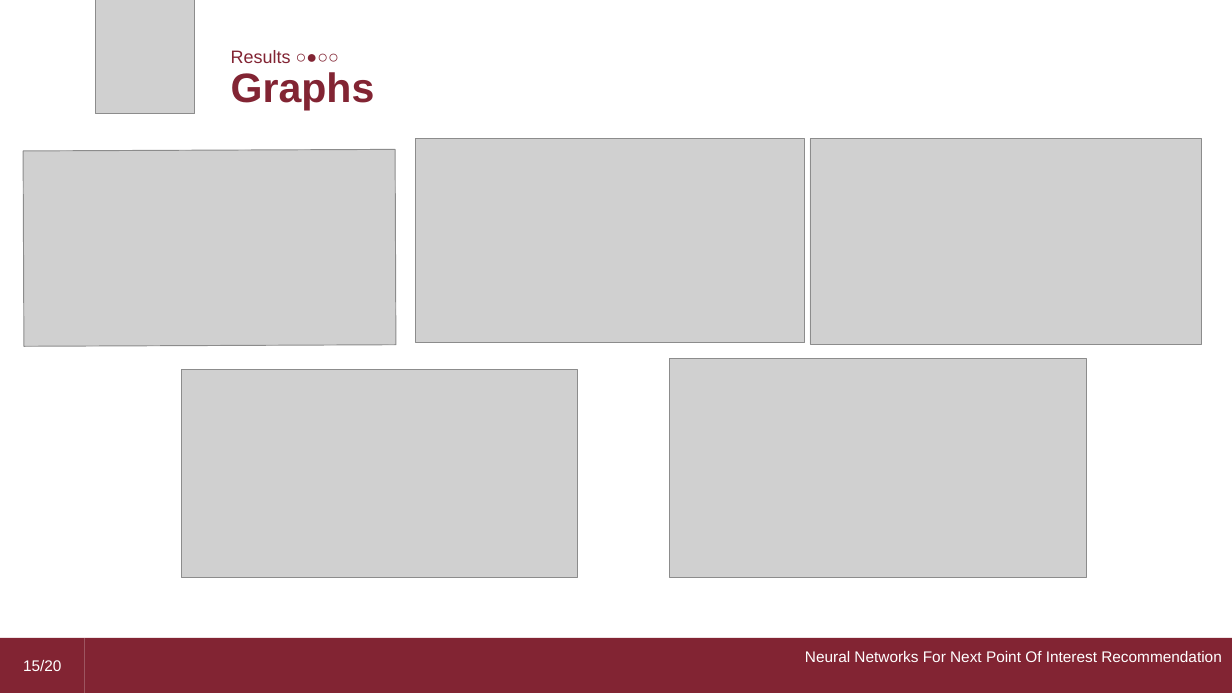
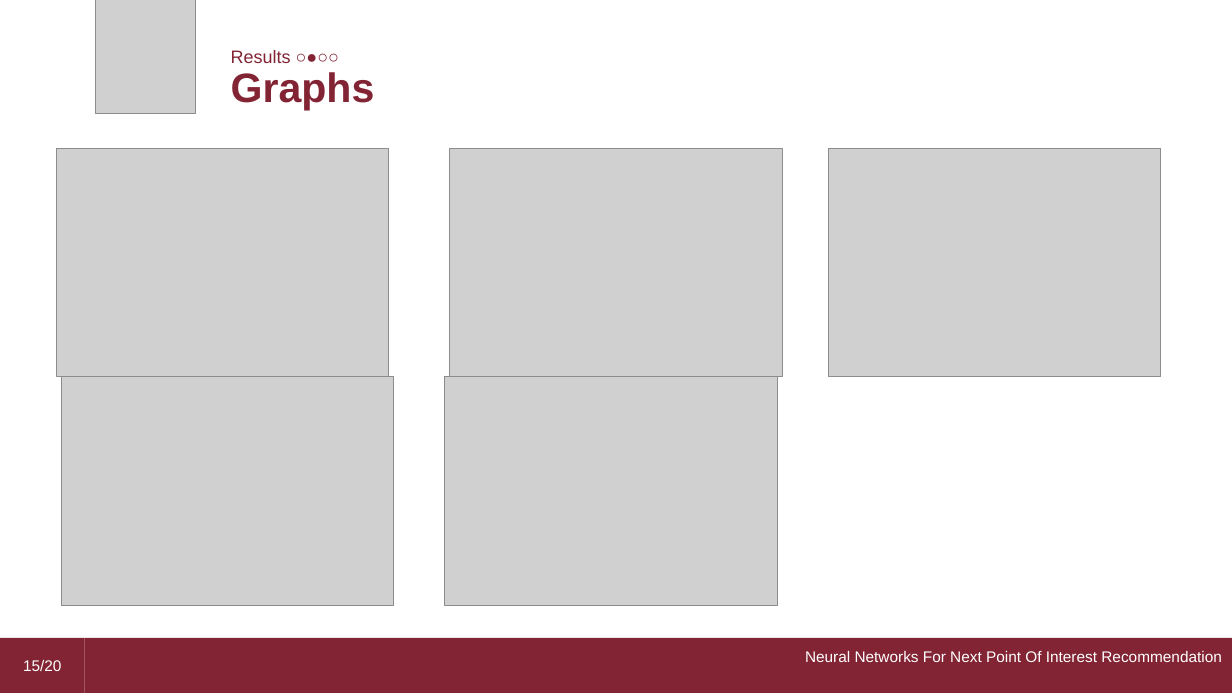
Before and after one commit to dario-loi/foursquare, a slide deck: slide 15 of presentation.pptm. Drawn at 1232x693 pixels with LibreOffice and Linux fonts; fonts in the diff are those of the drawing; grey boxes stand for pictures. Boxes give left, top, right and bottom in pixels: in the first picture for what was removed or moved away, otherwise in the second. Text is boxed around its words. In the diff, an @@ line names an element or a change of style, - is before the commit and + after.

```diff
--- a/presentation.pptm
+++ b/presentation.pptm
@@ picture at box(56, 148, 389, 377): rotation 359 to 0 degrees @@
@@ picture: place and size @@
-picture at box(416, 139, 805, 343)
+picture at box(450, 148, 783, 377)
@@ picture: place and size @@
-picture at box(811, 139, 1202, 344)
+picture at box(829, 148, 1162, 377)
@@ picture removed at box(670, 359, 1087, 578) @@
@@ picture added at box(61, 377, 394, 606) @@
@@ picture removed at box(182, 370, 578, 578) @@
@@ picture added at box(445, 377, 778, 606) @@
```
Also in this commit, not shown: 4 other slides changed.
